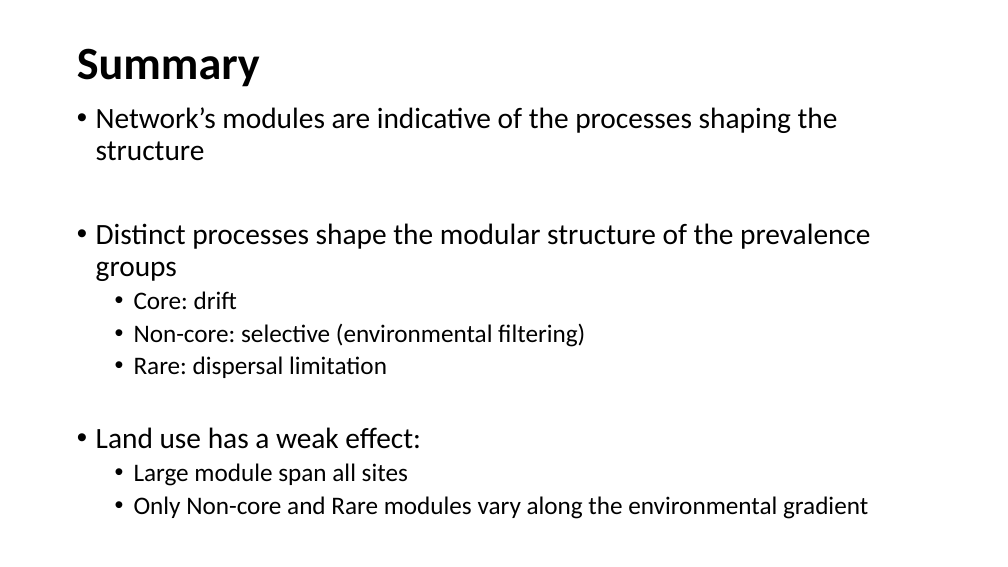
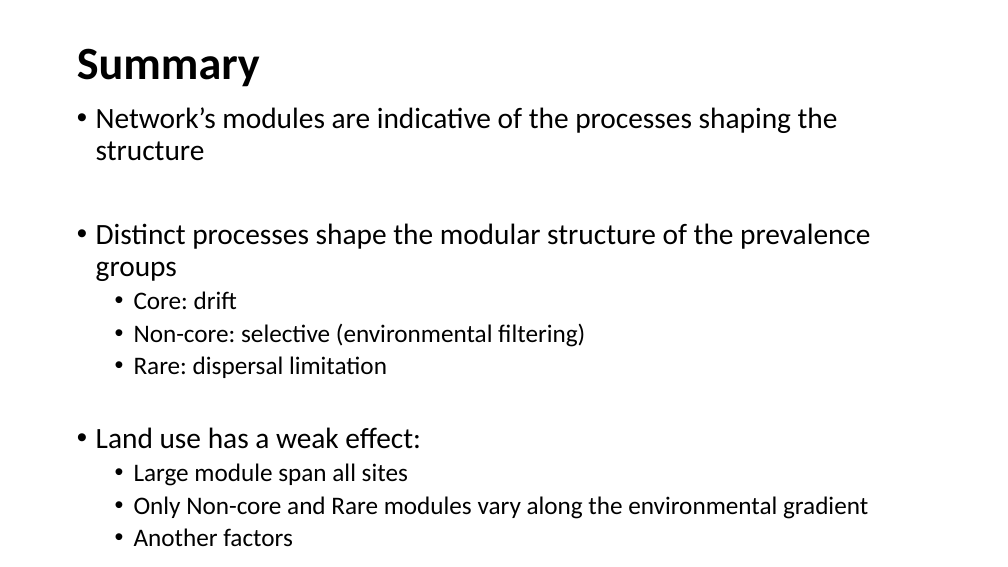
Before and after one commit to Ecological-Complexity-Lab/Microbiome_Structure_Madagascar, a slide deck: slide 25 of presentations/manuscript story.pptx. Drawn at 1008x567 pixels with LibreOffice and Linux fonts; fonts in the diff are those of the drawing. Boxes give left, top, right and bottom in pixels: in the first picture for what was removed or moved away, otherwise in the second. Text is boxed around its words. In the diff, an @@ line names an element or a change of style, - is before the commit and + after.

```diff
--- a/presentations/manuscript story.pptx
+++ b/presentations/manuscript story.pptx
@@ text at <box>134,528,293,547</box>: paragraph added @@
+  • Another factors
```
